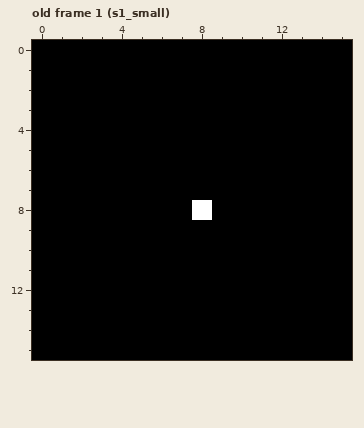
Edited in one commit: pixel-art file (assets/bg/star.aseprite). Above: the version before the commit.
16x16 pixels, 55 frames. Shown: old frame 1 (s1_small). The commit also changed other frames, which this record leaves out.
Now the later version:
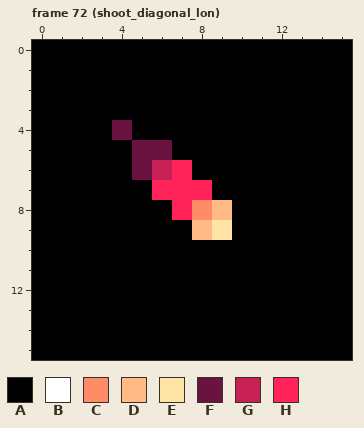
Palette (. is transparent): A #000000  B #ffffff  C #ff8c66  D #ffba86  E #ffe4a7  F #6b1340  G #c62057  H #ff235a
A new or re-ordered frame is compared with the old frame closest to it.
Changes in this commit:
frames 55 -> 78
Frame 72 (shoot_diagonal_lon) is new; against old frame 1 (s1_small), layer "Layer 1":
y 4: x 4 A -> F
y 5: x 5..6 AA -> FF
y 6: x 5..7 AAA -> FGH
y 7: x 6..8 AAA -> HHH
y 8: x 7..9 ABA -> HCD
y 9: x 8..9 AA -> DE
Boxes around the changes in both pictures, in picture pixels (x1, y1, x2, y2):
changed: (112, 120, 232, 240)
